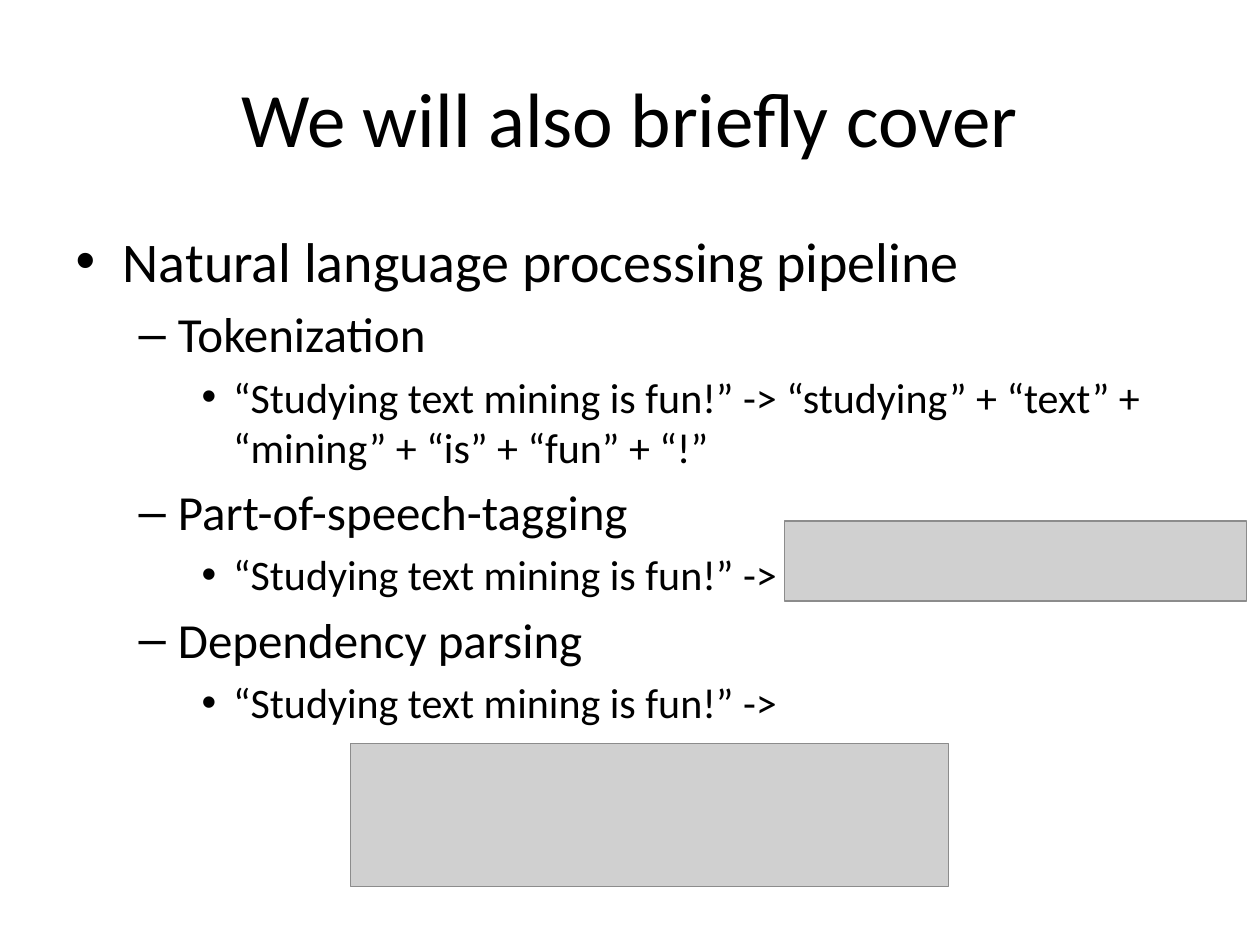
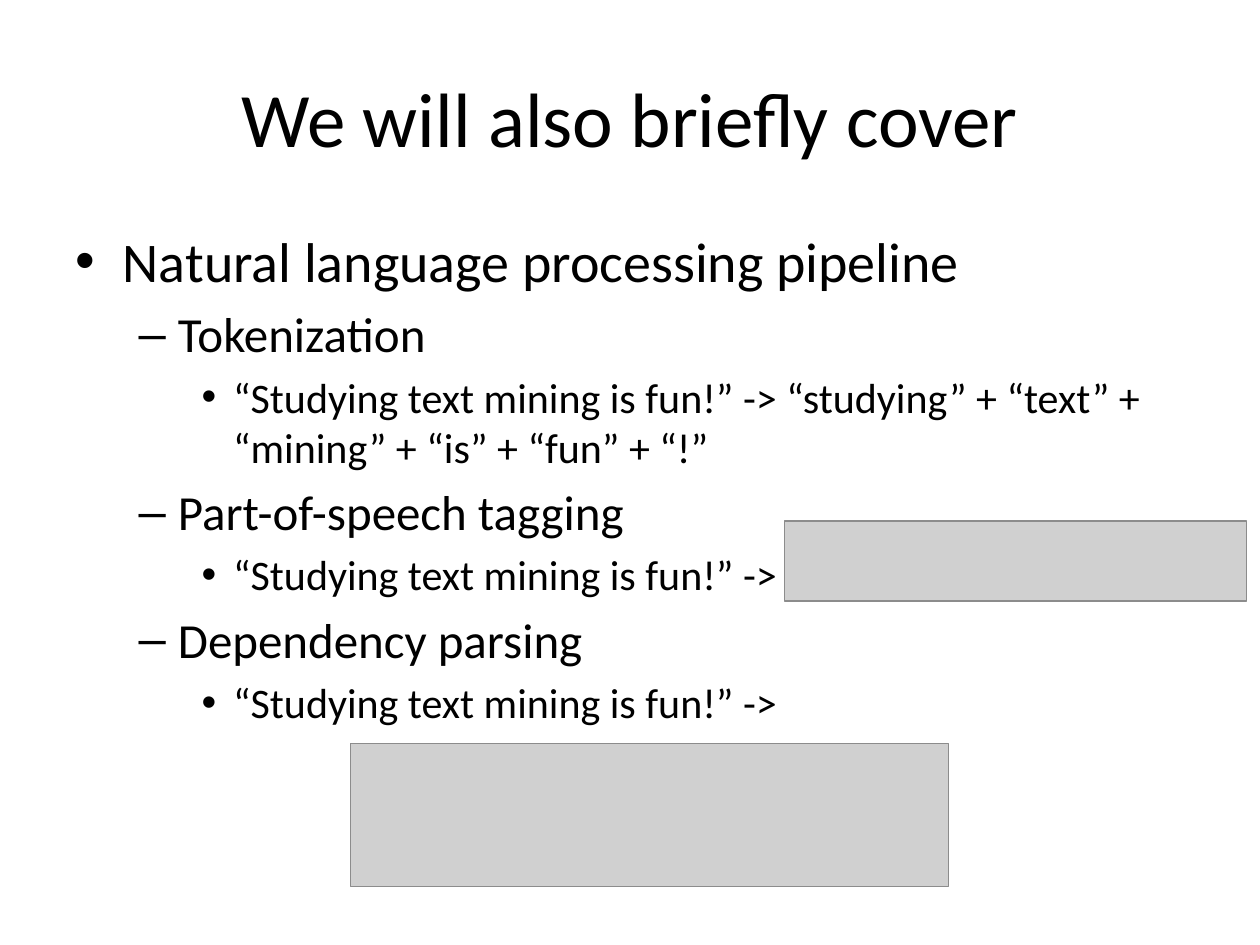
Before and after one commit to wang296/CS6501-Text-Mining, a slide deck: slide 22 of docs/IntroductionToTextMining.pptx. Drawn at 1260x945 pixels with LibreOffice and Linux fonts; fonts in the diff are those of the drawing; grey boxes stand for pictures. Boxes give left, top, right and bottom in pixels: in the first picture for what was removed or moved away, otherwise in the second. Text is boxed around its words. In the diff, an @@ line names an element or a change of style, - is before the commit and + after.

```diff
--- a/docs/IntroductionToTextMining.pptx
+++ b/docs/IntroductionToTextMining.pptx
@@ text at [178,496,624,539]: text changed @@
-  – Part-of-speech-tagging
+  – Part-of-speech tagging
```
Also in this commit, not shown: 1 other slide changed, 6 other files.
